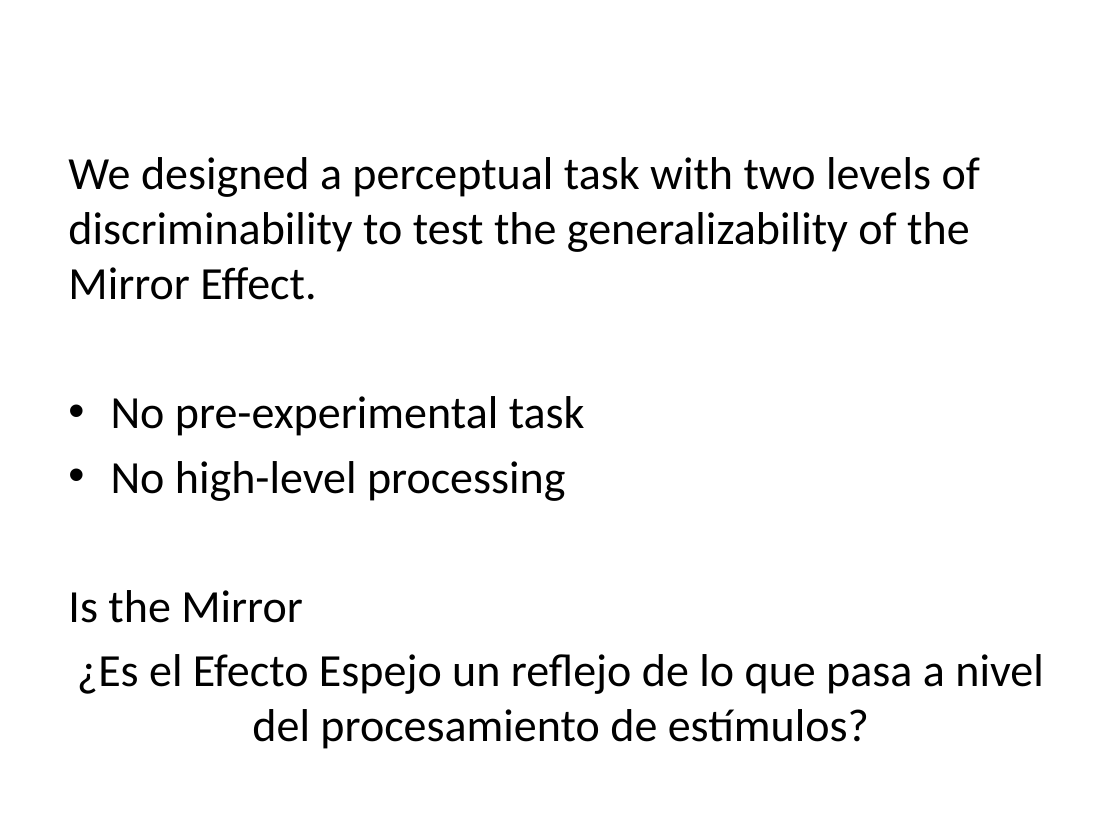
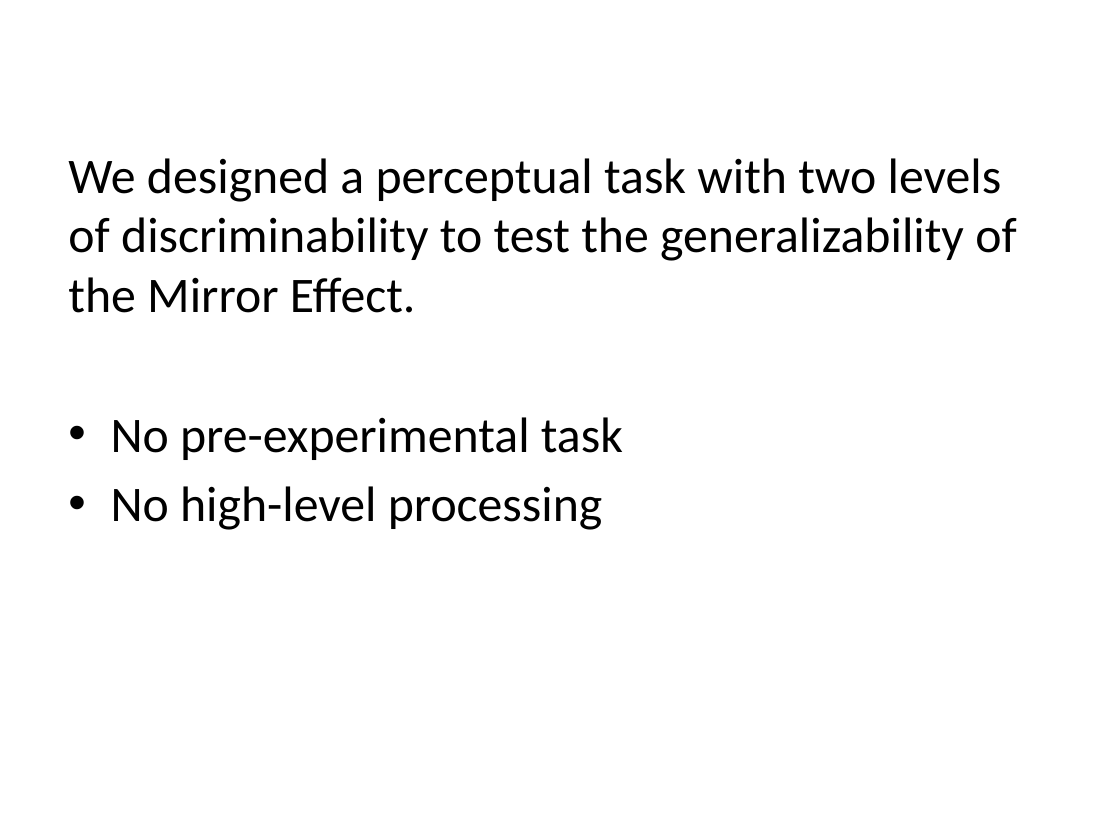
Before and after one commit to Adrifelcha/Adrifelcha, a slide deck: slide 22 of Tesis/Presentaciones/Seminario_Maden_.pptx (slide 28 before the commit). Drawn at 1120x840 pixels with LibreOffice and Linux fonts; fonts in the diff are those of the drawing. Boxes give left, top, right and bottom in pixels: in the first picture for what was removed or moved away, otherwise in the second. Text is boxed around its words. In the diff, an @@ line names an element or a change of style, - is before the commit and + after.

```diff
--- a/Tesis/Presentaciones/Seminario_Maden_.pptx
+++ b/Tesis/Presentaciones/Seminario_Maden_.pptx
@@ text "We designed a perceptual task ..." at [68,158,1016,530]: size 29.6 to 32 pt @@
@@ text at [68,590,1044,694]: paragraphs removed @@
-Is the Mirror
-¿Es el Efecto Espejo un reflejo de lo que pasa a nivel del procesamiento de estímulos?
```
Also in this commit, not shown: 12 other slides changed, 5 slides added, 21 slides removed, 1 other file.
